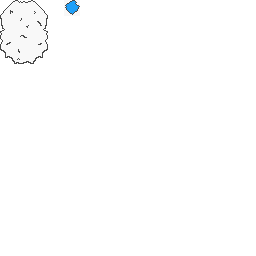
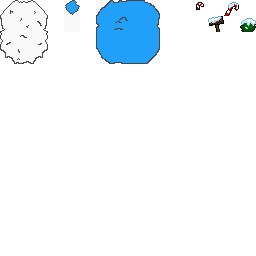
The second 256x256 image is a revision of the first. Changes to its layers:
added layer "Layer 5" above "Layer 4" over (x1=96, y1=0, x2=256, y2=64)
painted on "Layer 4" over (x1=64, y1=16, x2=80, y2=32)
